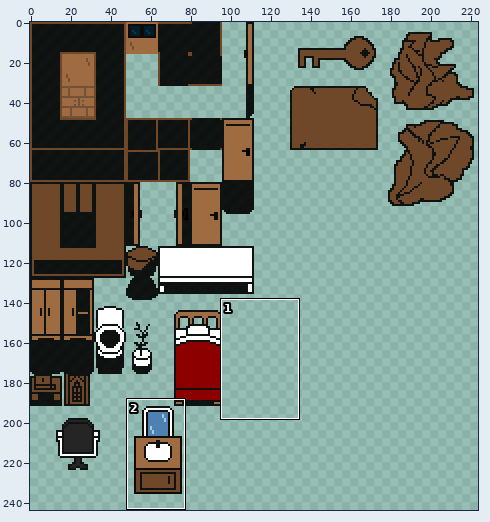
Pixel-art file: assets/aseprite/tilemap_home.ase. Above: a wide view before the commit, with the close-up outlined.
Close-up. As it was:
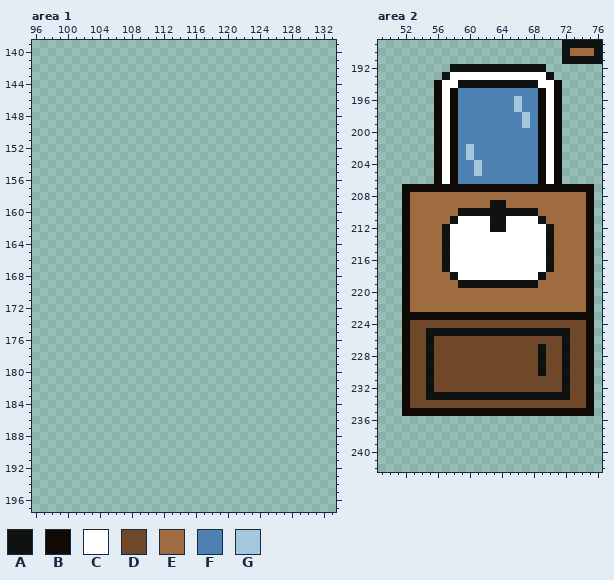
224x320 pixels, 1 frame. Colours within 5 levels of each other are drawn and written as one. Shown: area 1: x 96..133, y 139..197; area 2: x 49..76, y 189..242. The wide view leaves out empty margins. The commit also changed other parts of the picture, which this record leaves out.
Visible layers, top first: "HOME/Black", "HOME/Glass", "HOME/White", "HOME/BrownTop", "HOME/BrownBottom", "BG".
Palette (. is transparent): A #000000e6  B #100a06  C #ffffff  D #6f4727fc  E #9f6b41  F #4d81b1  G #a4c7de
Pixels before, area 2, first column x 52:
189 ....................AAAAA
190 ....................AEEEA
191 ....................AAAAA
192 ......AAAAAAAAAAAA.......
193 .....ACCCCCCCCCCCCA......
194 ....BCCAAAAAAAAAACCB.....
195 ....BCBFFFFFFFFFFBCB.....
196 ....BCBFFFFFFFGFFBCB.....
197 ....BCBFFFFFFFGFFBCB.....
198 ....BCBFFFFFFFFGFBCB.....
199 ....BCBFFFFFFFFGFBCB.....
200 ....BCBFFFFFFFFFFBCB.....
201 ....BCBFFFFFFFFFFBCB.....
202 ....BCBFGFFFFFFFFBCB.....
203 ....BCBFGFFFFFFFFBCB.....
204 ....BCBFFGFFFFFFFBCB.....
205 ....BCBFFGFFFFFFFBCB.....
206 ....BCBFFFFFFFFFFBCB.....
207 BBBBBBBBBBBBBBBBBBBBBBBB.
208 BEEEEEEEEEEEEEEEEEEEEEEB.
209 BEEEEEEEEEEAAEEEEEEEEEEB.
210 BEEEEEEAAAAAAAAAAEEEEEEB.
211 BEEEEEACCCCAACCCCAEEEEEB.
212 BEEEEACCCCCAACCCCCAEEEEB.
213 BEEEEACCCCCCCCCCCCAEEEEB.
214 BEEEEACCCCCCCCCCCCAEEEEB.
215 BEEEEACCCCCCCCCCCCAEEEEB.
216 BEEEEACCCCCCCCCCCCAEEEEB.
217 BEEEEACCCCCCCCCCCCAEEEEB.
218 BEEEEEACCCCCCCCCCAEEEEEB.
219 BEEEEEEAAAAAAAAAAEEEEEEB.
220 BEEEEEEEEEEEEEEEEEEEEEEB.
221 BEEEEEEEEEEEEEEEEEEEEEEB.
222 BEEEEEEEEEEEEEEEEEEEEEEB.
223 BBBBBBBBBBBBBBBBBBBBBBBB.
224 BDDDDDDDDDDDDDDDDDDDDDDB.
225 BDDAAAAAAAAAAAAAAAAAADDB.
226 BDDADDDDDDDDDDDDDDDDADDB.
227 BDDADDDDDDDDDDDDDADDADDB.
228 BDDADDDDDDDDDDDDDADDADDB.
229 BDDADDDDDDDDDDDDDADDADDB.
230 BDDADDDDDDDDDDDDDADDADDB.
231 BDDADDDDDDDDDDDDDDDDADDB.
232 BDDADDDDDDDDDDDDDDDDADDB.
233 BDDAAAAAAAAAAAAAAAAAADDB.
234 BDDDDDDDDDDDDDDDDDDDDDDB.
235 BBBBBBBBBBBBBBBBBBBBBBBB.
The result:
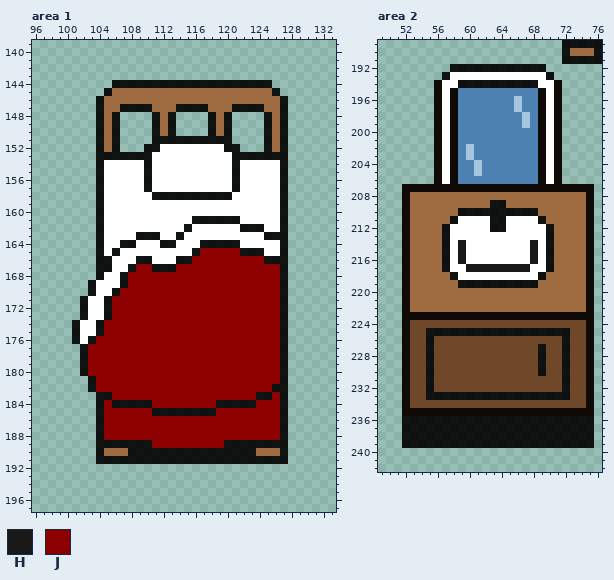
Colours new in this view: H #191919  J #8c0000
Diff:
Changed rows in their new state; - is an unchanged pixel.
Area 1, layer "HOME/BrownBottom":
first column x 101:
144 -----AAAAAAAAAAAAAAAAAAAA--
145 ----AEEEEEEEEEEEEEEEEEEEEA-
146 ---AEEEEEEEEEEEEEEEEEEEEEEA
147 ---AEEAAAAEEEAAAAEEEAAAAEEA
148 ---AEA----AEA----AEA----AEA
149 ---AEA----AEA----AEA----AEA
150 ---AEA----AEA----AEA----AEA
151 ---AEA----AAAAAAAAAA----AEA
152 ---AEA---AACCCCCCCCAA---AEA
153 ---AAAAAAACCCCCCCCCCAAAAAAA
154 ---ACCCCCACCCCCCCCCCACCCCCA
155 ---ACCCCCACCCCCCCCCCACCCCCA
156 ---ACCCCCACCCCCCCCCCACCCCCA
157 ---ACCCCCACCCCCCCCCCACCCCCA
158 ---ACCCCCCAAAAAAAAAACCCCCCA
159 ---ACCCCCCCCCCCCCCCCCCCCCCA
160 ---ACCCCCCCCCCCCCCCCCCCCCCA
161 ---ACCCCCCCCCCCAAAAAACCCCCA
162 ---ACCCCCCCCCCACCCCCCAAACCA
163 ---ACCCCAAACCACCCCCCCCCCAAA
164 ---ACCAACCCAACCCAAAAACCCCCA
165 ---ACACCCCCCCCCAJJJJJAAACCA
166 ---AACCCAACCCAAJJJJJJJJJAAA
167 ---AACCAJJAAAJJJJJJJJJJJJJA
168 ---ACCAJJJJJJJJJJJJJJJJJJJA
169 --ACCCAJJJJJJJJJJJJJJJJJJJA
170 --ACCAJJJJJJJJJJJJJJJJJJJJA
171 -ACCAJJJJJJJJJJJJJJJJJJJJJA
172 -ACCAJJJJJJJJJJJJJJJJJJJJJA
173 -ACCAJJJJJJJJJJJJJJJJJJJJJA
174 ACCAJJJJJJJJJJJJJJJJJJJJJJA
175 ACCAJJJJJJJJJJJJJJJJJJJJJJA
176 ACAJJJJJJJJJJJJJJJJJJJJJJJA
177 -AJJJJJJJJJJJJJJJJJJJJJJJJA
178 -AJJJJJJJJJJJJJJJJJJJJJJJJA
179 -AJJJJJJJJJJJJJJJJJJJJJJJJA
180 -AJJJJJJJJJJJJJJJJJJJJJJJJA
181 --AJJJJJJJJJJJJJJJJJJJJJJJA
182 --AJJJJJJJJJJJJJJJJJJJJJJAA
183 ---AAJJJJJJJJJJJJJJJJJJAAJA
184 ---AJAAAAAJJJJJJJJAAAAAJJJA
185 ---AJJJJJJAAAAAAAAJJJJJJJJA
186 ---AJJJJJJJJJJJJJJJJJJJJJJA
187 ---AJJJJJJJJJJJJJJJJJJJJJJA
188 ---AJJJJJJJJJJJJJJJJJJJJJJA
189 ---AAAAAAAJJJJJJJJJAAAAAAAA
190 ---AEEEAAAAAAAAAAAAAAAAEEEA
191 ---AAAAAAAAAAAAAAAAAAAAAAAA
Area 2, layers "HOME/Black", "HOME/White":
first column x 59:
214 H--------H
215 H--------H
216 H--------H
217 -HHHHHHHH-
first column x 52:
236 AAAAAAAAAAAAAAAAAAAAAAAA
237 AAAAAAAAAAAAAAAAAAAAAAAA
238 AAAAAAAAAAAAAAAAAAAAAAAA
239 AAAAAAAAAAAAAAAAAAAAAAAA
